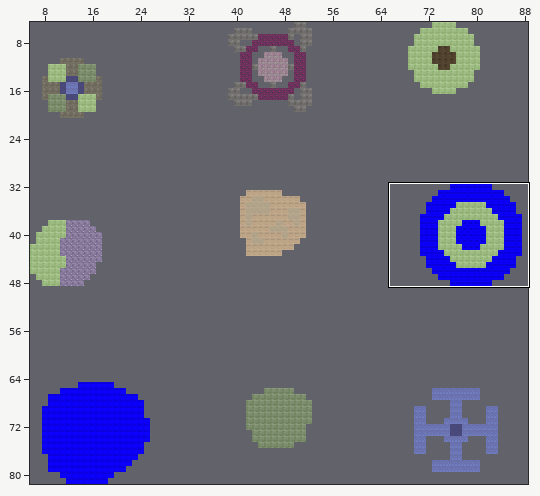
An edit to a level. Tiled map, static_layout/arena test 2.tmx. Above: a wide view before the commit, with the close-up outlined.
Close-up. As it was:
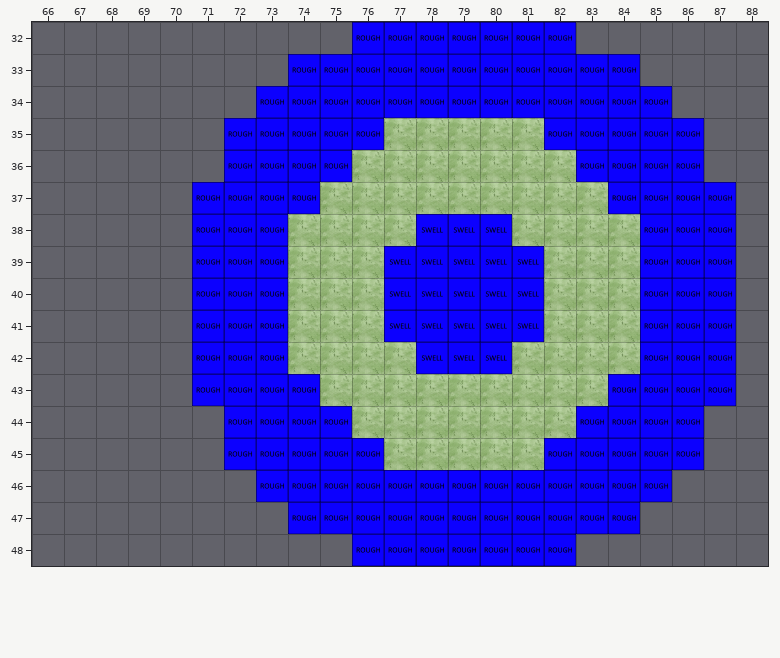
Cells are 64x64 px. Shown: x 66..88, y 32..48.
New version:
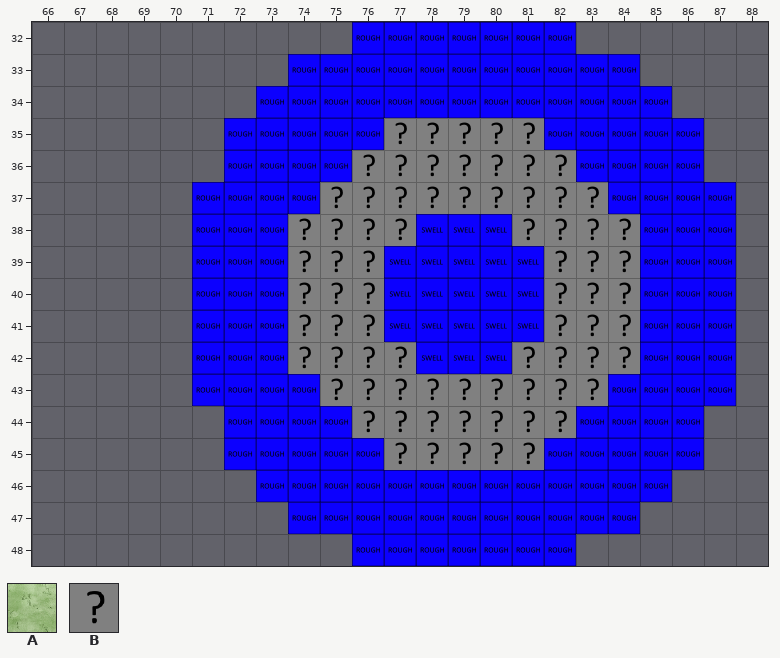
Key: from "ground": A 5, B 36.
_ is an empty cell, . an unchanged one.
The edit:
--- layer "BG_TILES"
@@ x 74..84 @@
-35 ...AAAAA...
-36 ..AAAAAAA..
-37 .AAAAAAAAA.
-38 AAAA...AAAA
-39 AAA.....AAA
-40 AAA.....AAA
-41 AAA.....AAA
-42 AAAA...AAAA
-43 .AAAAAAAAA.
-44 ..AAAAAAA..
-45 ...AAAAA...
+35 ...BBBBB...
+36 ..BBBBBBB..
+37 .BBBBBBBBB.
+38 BBBB...BBBB
+39 BBB.....BBB
+40 BBB.....BBB
+41 BBB.....BBB
+42 BBBB...BBBB
+43 .BBBBBBBBB.
+44 ..BBBBBBB..
+45 ...BBBBB...
Boxes around the changes in both close-ups, in picture pixels (x1, y1, x2, y2):
changed: (288, 118, 640, 470)
